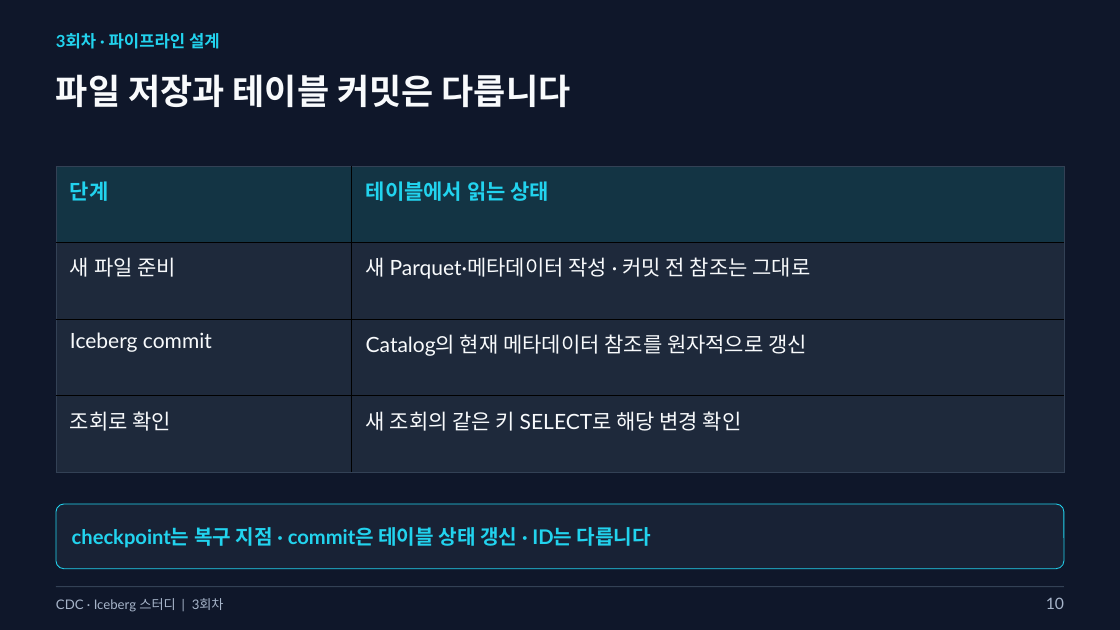
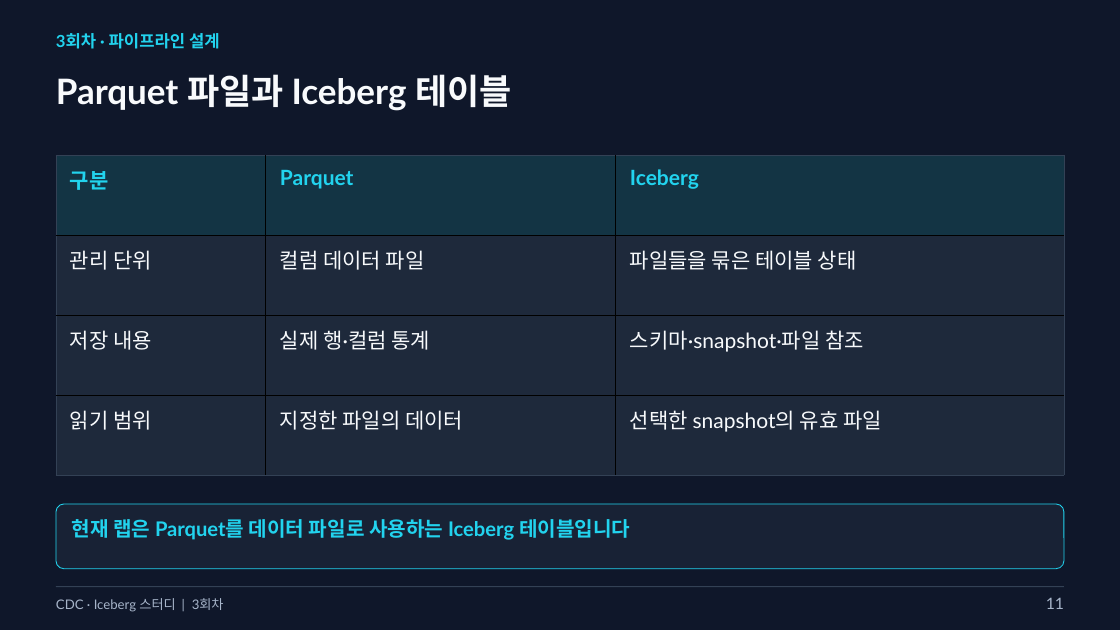
Before and after one commit to kim-dabin/cdc-lakehouse-study, a slide deck: slide 11 of labs/session03/slides/03-session03.pptx (slide 10 before the commit). Drawn at 1120x630 pixels with LibreOffice and Linux fonts; fonts in the diff are those of the drawing. Boxes give left, top, right and bottom in pixels: in the first picture for what was removed or moved away, otherwise in the second. Text is boxed around its words. In the diff, an @@ line names an element or a change of style, - is before the commit and + after.

Commit message:
Rebuild Session 3 around Flink Iceberg internals and operations

```diff
--- a/labs/session03/slides/03-session03.pptx
+++ b/labs/session03/slides/03-session03.pptx
@@ text at <box>56,74,512,111</box>: text changed @@
-파일 저장과 테이블 커밋은 다릅니다
+Parquet 파일과 Iceberg 테이블
@@ table at <box>56,155,1065,475</box> @@
-column 1: 단계 | 새 파일 준비 | Iceberg commit | 조회로 확인
-column 2: 테이블에서 읽는 상태 | 새 Parquet·메타데이터 작성 · 커밋 전 참조는 그대로 | Catalog의 현재 메타데이터 참조를 원자적으로 갱신 | 새 조회의 같은 키 SELECT로 해당 변경 확인
+column 1: 구분 | 관리 단위 | 저장 내용 | 읽기 범위
+column 2: Parquet | 컬럼 데이터 파일 | 실제 행·컬럼 통계 | 지정한 파일의 데이터
+column 3: Iceberg | 파일들을 묶은 테이블 상태 | 스키마·snapshot·파일 참조 | 선택한 snapshot의 유효 파일
@@ table: place and size @@
-table at <box>56,166,1065,473</box>
+table at <box>56,155,1065,475</box>
@@ text "현재 랩은 Parquet를 데이터 파일로 ..." at <box>72,519,630,540</box>: vertical alignment middle to top @@
@@ text at <box>72,519,630,540</box>: text changed @@
-checkpoint는 복구 지점 · commit은 테이블 상태 갱신 · ID는 다릅니다
+현재 랩은 Parquet를 데이터 파일로 사용하는 Iceberg 테이블입니다
@@ text at <box>1046,598,1064,609</box>: text changed @@
-10
+11
```
Also in this commit, not shown: 12 other slides changed, 39 slides added, 10 slides removed, 8 other files.
